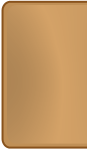
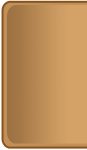
Layered file, before and after one edit (87x150). Changes by layer:
showed "Слой 1", opacity 100% → 46%, moved it into group "Прилавок", painted on it over [7, 5, 82, 144]
